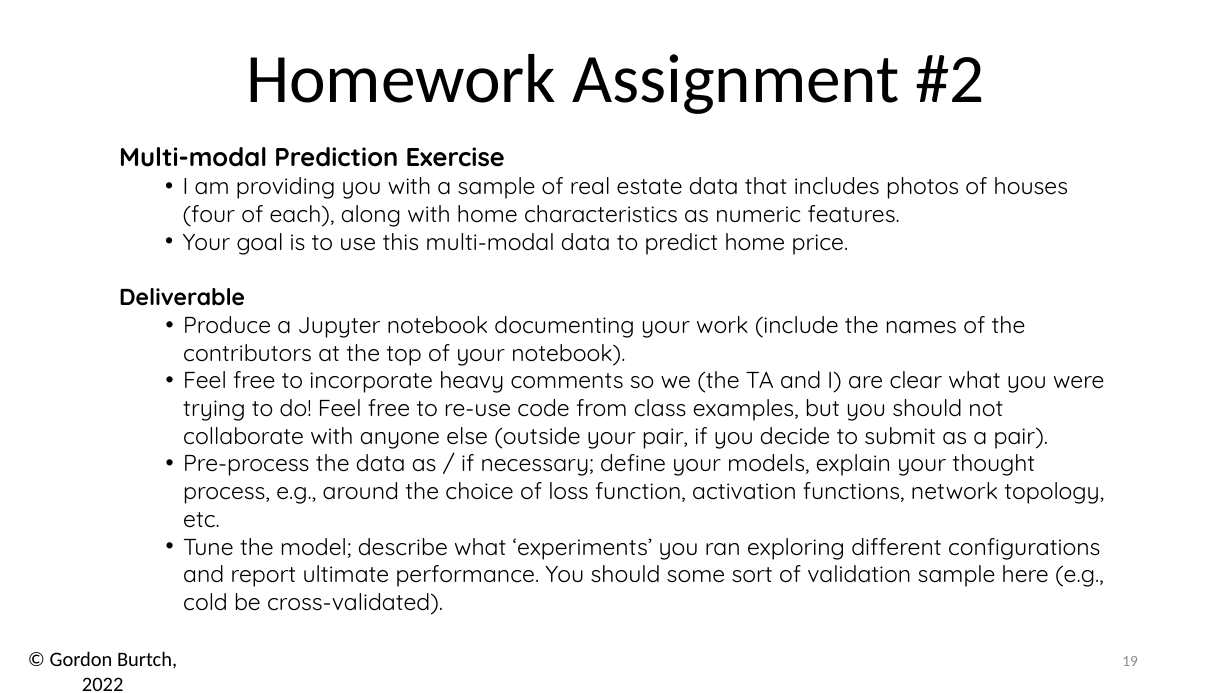
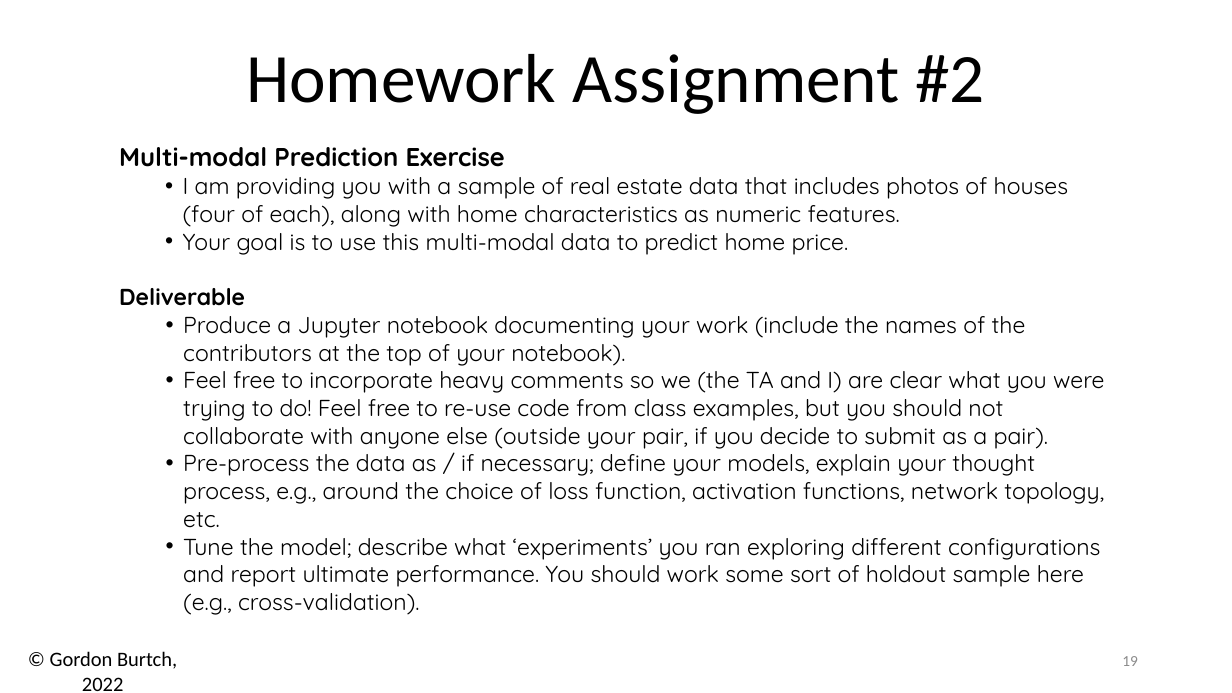
Before and after one commit to ymei9/BA865-2022, a slide deck: slide 19 of Week 5/05 - 2 - Intro to CNNs.pptx. Drawn at 1232x693 pixels with LibreOffice and Linux fonts; fonts in the diff are those of the drawing. Boxes give left, top, right and bottom in pixels: in the first picture for what was removed or moved away, otherwise in the second. Text is boxed around its words. In the diff, an @@ line names an element or a change of style, - is before the commit and + after.

```diff
--- a/Week 5/05 - 2 - Intro to CNNs.pptx
+++ b/Week 5/05 - 2 - Intro to CNNs.pptx
@@ text at (183,538,1101,587): text changed @@
-  • Tune the model; describe what ‘experiments’ you ran exploring different configurations and report ultimate performance. You should some sort of validation sample here (e.g., cold be cross-validated).
+  • Tune the model; describe what ‘experiments’ you ran exploring different configurations and report ultimate performance. You should work some sort of holdout sample here (e.g., cross-validation).
```
Also in this commit, not shown: 1 slide removed, 5 other files.
